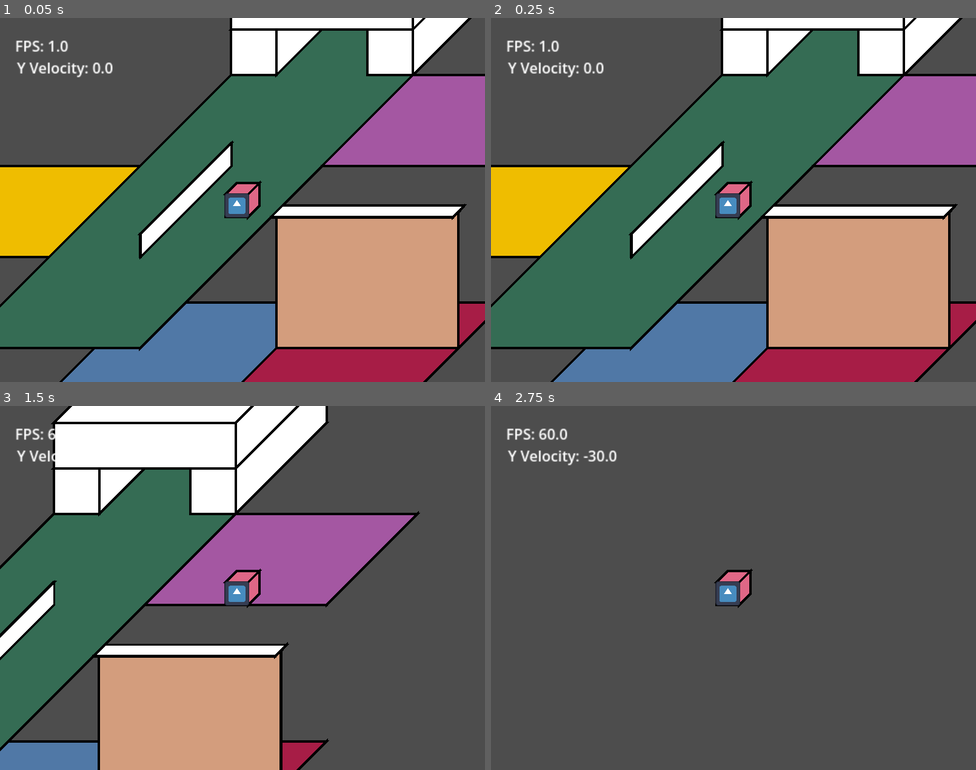
Above: before the commit, frames 1-4 (two rows, left to right).
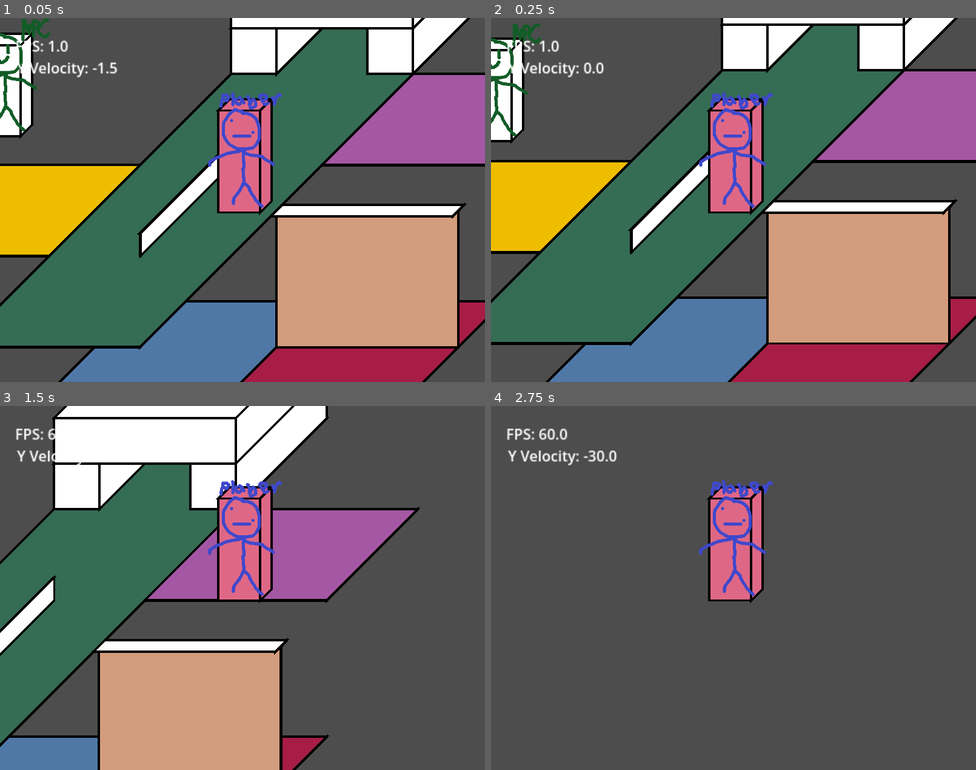
Above: after the commit, the same moments.

Repository: AlaineMagz/alizz-s-big-break
Game: Godot game, scene res://Scenes/Stages/debug_stage.tscn
Same seed, same stepped clock (60 frames per second), same inputs: the game is played once before the commit and once after it. The project has no main scene, so this scene is started directly. The engine's default icon, where the game draws it, is replaced by a stand-in: a white triangle on a blue panel in a dark square.
Inputs:
- Up to frame 1 (0.05 s): no input
- Up to frame 2 (0.25 s): no input
- Up to frame 3 (1.5 s): hold D (right) 0.53-1.28 s; tap Space (jump) at 0.77 s; hold S (down) from 1.28 s (still down)
- Up to frame 4 (2.75 s): tap Space (jump) at 1.52 s; release S (down) at 2.03 s; hold D (right) from 2.03 s (still down)

The runs differ from the first frame. In frame 1, 8.4% of the frame differs, in the area x 0-100%, y 0-100%; in frame 2, 15%; in frame 3, 11%; in frame 4, 3.6%.

Commit message:
got started on the entity code

Diff:
--- /dev/null
+++ b/Scenes/DialogueGraph.tscn
@@ -0,0 +1,33 @@
+[gd_scene format=3 uid="uid://dqh7udbvoaa3s"]
+
+[node name="Control" type="Control" unique_id=1279483671]
+layout_mode = 3
+anchors_preset = 15
+anchor_right = 1.0
+anchor_bottom = 1.0
+grow_horizontal = 2
+grow_vertical = 2
+
+[node name="GraphEdit" type="GraphEdit" parent="." unique_id=1110482135]
+layout_mode = 1
+anchors_preset = 15
+anchor_right = 1.0
+anchor_bottom = 1.0
+grow_horizontal = 2
+grow_vertical = 2
+grid_pattern = 1
+right_disconnects = true
+minimap_enabled = false
+show_zoom_label = true
+show_grid_buttons = false
+show_minimap_button = false
+
+[node name="GraphNode" type="GraphNode" parent="GraphEdit" unique_id=366602420]
+layout_mode = 0
+offset_left = 75.0
+offset_top = 85.0
+offset_right = 265.0
+offset_bottom = 207.0
+mouse_filter = 1
+position_offset = Vector2(75, 85)
+title = "Dialogue"
--- a/Scenes/Stages/debug_stage.tscn
+++ b/Scenes/Stages/debug_stage.tscn
@@ -2,11 +2,13 @@
 
 [ext_resource type="Script" uid="uid://tmk1ghxkjxda" path="res://Scripts/GameObjects/Entities/Player.gd" id="1_bgp41"]
 [ext_resource type="Script" uid="uid://bojxav7ypbpg6" path="res://Scripts/Managers/LayerSorter.gd" id="1_ctrck"]
-[ext_resource type="Texture2D" uid="uid://di0gri06r424q" path="res://Art/icon.svg" id="2_bgp41"]
+[ext_resource type="Texture2D" uid="uid://b0dfnrgnobswt" path="res://Art/Player.png" id="3_ctrck"]
 [ext_resource type="Script" uid="uid://crpvf7n6tndtg" path="res://Scripts/Managers/LevelManager.gd" id="3_ndg24"]
 [ext_resource type="Script" uid="uid://c40fpw8uixexn" path="res://Scripts/speed_viewer.gd" id="5_sjbvb"]
 [ext_resource type="Script" uid="uid://peweb568qq7d" path="res://Scripts/GameObjects/Geometry.gd" id="6_ctrck"]
 [ext_resource type="Script" uid="uid://bapaqgtwbl7tt" path="res://Scripts/fps_counter.gd" id="6_ycoyw"]
+[ext_resource type="Script" uid="uid://ictcv3fjrbvn" path="res://Scripts/GameObjects/Entities/NPC.gd" id="8_t1awj"]
+[ext_resource type="Texture2D" uid="uid://befiia5xqoe4g" path="res://Art/NPC.png" id="9_t1awj"]
 
 [node name="DebugStage" type="Node2D" unique_id=1521028220]
 
@@ -15,37 +17,27 @@
 player = NodePath("../Player")
 level = NodePath("../Level")
 
-[node name="Player" type="Node2D" parent="." unique_id=357619179 node_paths=PackedStringArray("cb2d", "levelManager", "sprite")]
-z_index = 2047
-position = Vector2(125, -26)
+[node name="Player" type="Node2D" parent="." unique_id=357619179 node_paths=PackedStringArray("levelManager")]
+z_index = 2048
+position = Vector2(125, -27.025)
 script = ExtResource("1_bgp41")
-cb2d = NodePath("CharacterBody2D")
 levelManager = NodePath("../Level")
-sprite = NodePath("CharacterBody2D/Sprite2D")
-yOffset = 1.0
+sprite = ExtResource("3_ctrck")
+spriteOffset = Vector3(0, 92.49, 15.985)
 fallSpeed = 30.0
 jumpPower = 15.0
-xVelocity = null
-zVelocity = null
 objectType = 1
-objectPos = Vector3(125, 26, 0)
-xBounds = Vector2(-25, 25)
-yBounds = Vector2(-25, 25)
+objectPos = Vector3(125, 27.025, 0)
+xBounds = Vector2(-40.97, 51.21)
+yBounds = Vector2(-15, 209.16)
 zBounds = Vector2(-25, 25)
 drawDebug = true
 debugColor = Color(0.8721739, 0.40580344, 0.5258271, 1)
 
-[node name="CharacterBody2D" type="CharacterBody2D" parent="Player" unique_id=1921546562]
-
-[node name="Sprite2D" type="Sprite2D" parent="Player/CharacterBody2D" unique_id=234794298]
-position = Vector2(-12.292, 12.039)
-scale = Vector2(0.4264453, 0.42248052)
-texture = ExtResource("2_bgp41")
-
-[node name="Camera2D" type="Camera2D" parent="Player/CharacterBody2D" unique_id=1801880361]
+[node name="Camera2D" type="Camera2D" parent="Player" unique_id=1801880361]
 zoom = Vector2(0.75, 0.75)
 
-[node name="Control" type="Control" parent="Player/CharacterBody2D/Camera2D" unique_id=266621718]
+[node name="Control" type="Control" parent="Player/Camera2D" unique_id=266621718]
 z_index = 4096
 layout_mode = 3
 anchors_preset = 0
@@ -55,14 +47,14 @@
 offset_bottom = -333.0
 scale = Vector2(2, 2)
 
-[node name="Label" type="Label" parent="Player/CharacterBody2D/Camera2D/Control" unique_id=1026871604]
+[node name="Label" type="Label" parent="Player/Camera2D/Control" unique_id=1026871604]
 layout_mode = 0
 offset_right = 40.0
 offset_bottom = 23.0
 text = "hi"
 script = ExtResource("6_ycoyw")
 
-[node name="Label2" type="Label" parent="Player/CharacterBody2D/Camera2D/Control" unique_id=1385208531 node_paths=PackedStringArray("player")]
+[node name="Label2" type="Label" parent="Player/Camera2D/Control" unique_id=1385208531 node_paths=PackedStringArray("player")]
 layout_mode = 0
 offset_left = 2.0
 offset_top = 24.0
@@ -70,80 +62,86 @@
 offset_bottom = 47.0
 text = "hi"
 script = ExtResource("5_sjbvb")
-player = NodePath("../../../..")
-
-[node name="Level" type="Node2D" parent="." unique_id=1523044366 node_paths=PackedStringArray("geometry_list")]
+player = NodePath("../../..")
+
+[node name="EntitySprite" type="Sprite2D" parent="Player" unique_id=1482112888]
+position = Vector2(7.9925, -100.4825)
+texture = ExtResource("3_ctrck")
+
+[node name="Level" type="Node2D" parent="." unique_id=1523044366 node_paths=PackedStringArray("geometry_list", "ordered_geometry_list", "entity_list")]
 script = ExtResource("3_ndg24")
 geometry_list = [NodePath("Floors/FloorMain"), NodePath("Floors/FloorBasement"), NodePath("Floors/FloorEastBasement"),  …(234 unchanged characters)…
+ordered_geometry_list = [NodePath("Floors/Geometry4"), NodePath("Walls/Wall1"), NodePath("Floors/Geometry3"), NodePath("Floors/Geometry2"), NodePath("Floors/FloorEast"), NodePath("Floors/FloorNorthEast"), NodePath("Floors/FloorMain"), NodePath("Floors/FloorWest"), NodePath("Walls/Wall2"), NodePath("Floors/FloorEastBasement"), NodePath("Floors/FloorBasement")]
+entity_list = [NodePath("Entities/NPC")]
 
 [node name="Floors" type="Node2D" parent="Level" unique_id=1338993157]
 z_index = -1
 
 [node name="FloorMain" type="Node2D" parent="Level/Floors" unique_id=1656116387]
+z_index = 2040
+script = ExtResource("6_ctrck")
+xBounds = Vector2(-200, 200)
+yBounds = Vector2(0, 1)
+zBounds = Vector2(-600, 1000)
+drawDebug = true
+debugColor = Color(0.20638901, 0.424793, 0.33014047, 1)
+
+[node name="FloorBasement" type="Node2D" parent="Level/Floors" unique_id=1610286398]
+z_index = 2036
+position = Vector2(0, 300)
+script = ExtResource("6_ctrck")
+objectPos = Vector3(0, -300, 0)
+xBounds = Vector2(-200, 200)
+yBounds = Vector2(0, 1)
+zBounds = Vector2(-200, 200)
+drawDebug = true
+debugColor = Color(0.31257963, 0.47206515, 0.6501949, 1)
+
+[node name="FloorEastBasement" type="Node2D" parent="Level/Floors" unique_id=1794944108]
+z_index = 2037
+position = Vector2(400, 300)
+script = ExtResource("6_ctrck")
+objectPos = Vector3(400, -300, 0)
+xBounds = Vector2(-200, 200)
+yBounds = Vector2(0, 1)
+zBounds = Vector2(-200, 200)
+drawDebug = true
+debugColor = Color(0.6539525, 0.11357746, 0.27632123, 1)
+
+[node name="FloorWest" type="Node2D" parent="Level/Floors" unique_id=402176920]
+z_index = 2039
+position = Vector2(-400, 0)
+script = ExtResource("6_ctrck")
+objectPos = Vector3(-400, 0, 0)
+xBounds = Vector2(-200, 200)
+yBounds = Vector2(0, 1)
+zBounds = Vector2(-200, 200)
+drawDebug = true
+debugColor = Color(0.9380429, 0.741285, 0, 1)
+
+[node name="FloorNorthEast" type="Node2D" parent="Level/Floors" unique_id=626408439]
 z_index = 2041
-script = ExtResource("6_ctrck")
-xBounds = Vector2(-200, 200)
-yBounds = Vector2(0, 1)
-zBounds = Vector2(-600, 1000)
-drawDebug = true
-debugColor = Color(0.20638901, 0.424793, 0.33014047, 1)
-
-[node name="FloorBasement" type="Node2D" parent="Level/Floors" unique_id=1610286398]
-z_index = 2037
-position = Vector2(0, 300)
-script = ExtResource("6_ctrck")
-objectPos = Vector3(0, -300, 0)
-xBounds = Vector2(-200, 200)
-yBounds = Vector2(0, 1)
-zBounds = Vector2(-200, 200)
-drawDebug = true
-debugColor = Color(0.31257963, 0.47206515, 0.6501949, 1)
-
-[node name="FloorEastBasement" type="Node2D" parent="Level/Floors" unique_id=1794944108]
-z_index = 2038
-position = Vector2(400, 300)
-script = ExtResource("6_ctrck")
-objectPos = Vector3(400, -300, 0)
-xBounds = Vector2(-200, 200)
-yBounds = Vector2(0, 1)
-zBounds = Vector2(-200, 200)
-drawDebug = true
-debugColor = Color(0.6539525, 0.11357746, 0.27632123, 1)
-
-[node name="FloorWest" type="Node2D" parent="Level/Floors" unique_id=402176920]
-z_index = 2040
-position = Vector2(-400, 0)
-script = ExtResource("6_ctrck")
-objectPos = Vector3(-400, 0, 0)
-xBounds = Vector2(-200, 200)
-yBounds = Vector2(0, 1)
-zBounds = Vector2(-200, 200)
-drawDebug = true
-debugColor = Color(0.9380429, 0.741285, 0, 1)
-
-[node name="FloorNorthEast" type="Node2D" parent="Level/Floors" unique_id=626408439]
+position = Vector2(600, -200)
+script = ExtResource("6_ctrck")
+objectPos = Vector3(400, 0, 400)
+xBounds = Vector2(-200, 200)
+yBounds = Vector2(0, 1)
+zBounds = Vector2(-200, 200)
+drawDebug = true
+debugColor = Color(0.64186317, 0.34105295, 0.6337766, 1)
+
+[node name="FloorEast" type="Node2D" parent="Level/Floors" unique_id=1405063371]
 z_index = 2042
-position = Vector2(600, -200)
-script = ExtResource("6_ctrck")
-objectPos = Vector3(400, 0, 400)
-xBounds = Vector2(-200, 200)
-yBounds = Vector2(0, 1)
-zBounds = Vector2(-200, 200)
-drawDebug = true
-debugColor = Color(0.64186317, 0.34105295, 0.6337766, 1)
-
-[node name="FloorEast" type="Node2D" parent="Level/Floors" unique_id=1405063371]
+position = Vector2(400, 0)
+script = ExtResource("6_ctrck")
+objectPos = Vector3(400, 0, 0)
+xBounds = Vector2(-200, 200)
+yBounds = Vector2(0, 1)
+zBounds = Vector2(-25, 25)
+drawDebug = true
+
+[node name="Geometry2" type="Node2D" parent="Level/Floors" unique_id=1798856255]
 z_index = 2043
-position = Vector2(400, 0)
-script = ExtResource("6_ctrck")
-objectPos = Vector3(400, 0, 0)
-xBounds = Vector2(-200, 200)
-yBounds = Vector2(0, 1)
-zBounds = Vector2(-25, 25)
-drawDebug = true
-
-[node name="Geometry2" type="Node2D" parent="Level/Floors" unique_id=1798856255]
-z_index = 2044
 position = Vector2(200, -401)
 script = ExtResource("6_ctrck")
 objectPos = Vector3(-200, 1, 800)
@@ -154,7 +152,7 @@
 metadata/_custom_type_script = "uid://peweb568qq7d"
 
 [node name="Geometry3" type="Node2D" parent="Level/Floors" unique_id=1989681356]
-z_index = 2045
+z_index = 2044
 position = Vector2(500, -401)
 script = ExtResource("6_ctrck")
 objectPos = Vector3(100, 1, 800)
@@ -165,7 +163,7 @@
 metadata/_custom_type_script = "uid://peweb568qq7d"
 
 [node name="Geometry4" type="Node2D" parent="Level/Floors" unique_id=1347373434]
-z_index = 2048
+z_index = 2046
 position = Vector2(500, -501)
 script = ExtResource("6_ctrck")
 objectPos = Vector3(100, 101, 800)
@@ -178,7 +176,7 @@
 [node name="Walls" type="Node2D" parent="Level" unique_id=1995041027]
 
 [node name="Wall1" type="Node2D" parent="Level/Walls" unique_id=1127661443]
-z_index = 2046
+z_index = 2045
 position = Vector2(0, -1)
 script = ExtResource("6_ctrck")
 objectPos = Vector3(0, 1, 0)
@@ -188,7 +186,7 @@
 drawDebug = true
 
 [node name="Wall2" type="Node2D" parent="Level/Walls" unique_id=1328136569]
-z_index = 2039
+z_index = 2038
 position = Vector2(400, 150)
 script = ExtResource("6_ctrck")
 objectPos = Vector3(400, -150, 0)
@@ -198,4 +196,21 @@
 drawDebug = true
 debugColor = Color(0.82706475, 0.61612564, 0.4903322, 1)
 
-[node name="Entities" type="Node2D" parent="." unique_id=1317467686]
+[node name="Entities" type="Node2D" parent="Level" unique_id=1317467686]
+
+[node name="NPC" type="Node2D" parent="Level/Entities" unique_id=19286174]
+z_index = 2047
+position = Vector2(-400, -178)
+script = ExtResource("8_t1awj")
+sprite = ExtResource("9_t1awj")
+spriteOffset = Vector3(0, 105.845, 18.41)
+objectPos = Vector3(-400, 178, 0)
+xBounds = Vector2(-50, 50)
+yBounds = Vector2(0, 200)
+zBounds = Vector2(-25, 25)
+drawDebug = true
+metadata/_custom_type_script = "uid://ictcv3fjrbvn"
+
+[node name="EntitySprite" type="Sprite2D" parent="Level/Entities/NPC" unique_id=1267885116]
+position = Vector2(9.205, -115.05)
+texture = ExtResource("9_t1awj")
--- /dev/null
+++ b/Scripts/GameObjects/Entities/NPC.gd
@@ -0,0 +1,16 @@
+@tool
+class_name NPC extends Entity
+
+
+func _ready() -> void:
+
+	levelManager = get_parent().get_parent()
+
+
+func _physics_process(delta : float) -> void:
+
+	if(!Engine.is_editor_hint()):
+		handle_physics(delta)
+
+	if drawDebug:
+		queue_redraw()
--- a/Scripts/GameObjects/Entity.gd
+++ b/Scripts/GameObjects/Entity.gd
@@ -9,21 +9,19 @@
 @export var currentFloor : Geometry
 
 @export_group("Entity Visual")
-@export var sprite : Sprite2D
-@export var xOffset : float = 0:
+var spriteNode : Sprite2D
+
+@export var sprite : CompressedTexture2D:
 	set(value):
-			xOffset = value
-			queue_redraw()
+		sprite = value
+		if is_node_ready():
+			handle_sprite()
 
-@export var yOffset : float = 0:
+@export var spriteOffset : Vector3 = Vector3.ZERO:
 	set(value):
-			yOffset = value
-			queue_redraw()
-
-@export var zOffset : float = 0:
-	set(value):
-		zOffset = value
-		queue_redraw()
+		spriteOffset = value
+		if is_node_ready():
+			handle_sprite()
 
 @export_group("Entity Stat Variables")
 @export var speed : float = 10
@@ -130,6 +128,28 @@
 
 
 
+func handle_sprite() -> void:
+
+	if sprite == null:
+		return
+
+	var found : bool = false
+
+	for child in self.get_children(true):
+		if child.name == "EntitySprite":
+			spriteNode = child
+			found = true
+
+	if !found:
+		spriteNode = Sprite2D.new()
+		spriteNode.name = "EntitySprite"
+		add_child(spriteNode)
+		spriteNode.owner = get_tree().edited_scene_root
+
+	spriteNode.texture = sprite
+	spriteNode.position = get_2D_position(spriteOffset)
+
+
 func _draw() -> void:
 
 	if drawDebug:
--- a/Scripts/GameObjects/GameObject.gd
+++ b/Scripts/GameObjects/GameObject.gd
@@ -57,6 +57,11 @@
 func calculate_2D_position() -> void:
 
 	position = Vector2(objectPos.x + (objectPos.z) / 2, -(objectPos.y + (objectPos.z / 2)))
+
+
+func get_2D_position(objPos : Vector3) -> Vector2:
+
+	return Vector2(objPos.x + (objPos.z) / 2, -(objPos.y + (objPos.z / 2)))
 
 
 func get_front_pos() -> float:
--- a/Scripts/Managers/LayerSorter.gd
+++ b/Scripts/Managers/LayerSorter.gd
@@ -1,15 +1,18 @@
 @tool
 extends Node2D
 
-@export var player: Node2D
-@export var level: Node2D
-@export var entities: Node2D
+@export var player: Player
+@export var level: LevelManager
 
 var layerOrder: Array[GameObject]
 
 func _process(_delta : float) -> void:
 
 	layerOrder.assign(level.ordered_geometry_list)
+
+	for entity in level.entity_list:
+		var index : int = layerOrder.bsearch_custom(entity, compareObjects)
+		layerOrder.insert(index, entity)
 
 	var player_index : int = layerOrder.bsearch_custom(player, compareObjects)
 
--- a/Scripts/Managers/LevelManager.gd
+++ b/Scripts/Managers/LevelManager.gd
@@ -1,5 +1,5 @@
 @tool
-extends Node2D
+class_name LevelManager extends Node2D
 
 @export var geometry_list: Array[Node]
 @export var ordered_geometry_list : Array[Geometry]:
@@ -7,9 +7,12 @@
 		ordered_geometry_list = value
 		sort_geometry()
 
+@export var entity_list : Array[Node]
+
 func _process(_delta: float) -> void:
 
 	geometry_list = get_child(0).get_children() + get_child(1).get_children()
+	entity_list = get_child(2).get_children()
 
 	if ordered_geometry_list.is_empty():
 		sort_geometry()
--- a/project.godot
+++ b/project.godot
@@ -29,6 +29,7 @@
 window/size/viewport_height=600
 window/stretch/mode="canvas_items"
 window/stretch/scale_mode="integer"
+window/vsync/vsync_mode=0
 
 [input]
 
Binary file added: Art/Enemy.png
Not shown, added: Art/Enemy.png.import
Binary file added: Art/NPC.png
Not shown, added: Art/NPC.png.import
Binary file added: Art/Player.png
Not shown, added: Art/Player.png.import
Not shown, added: Scripts/GameObjects/Entities/NPC.gd.uid
